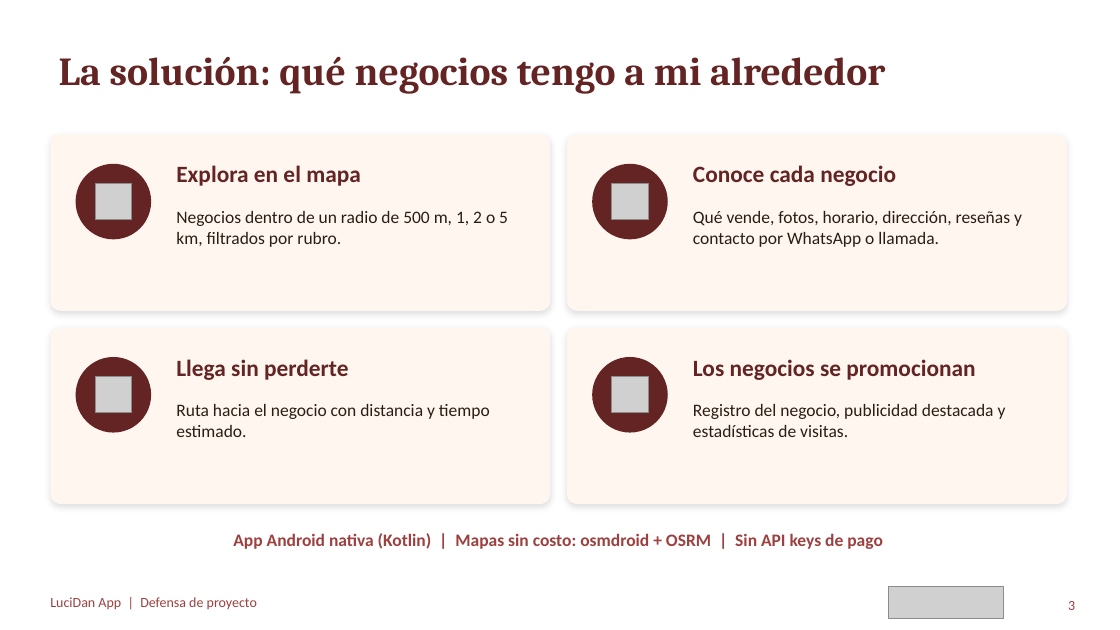
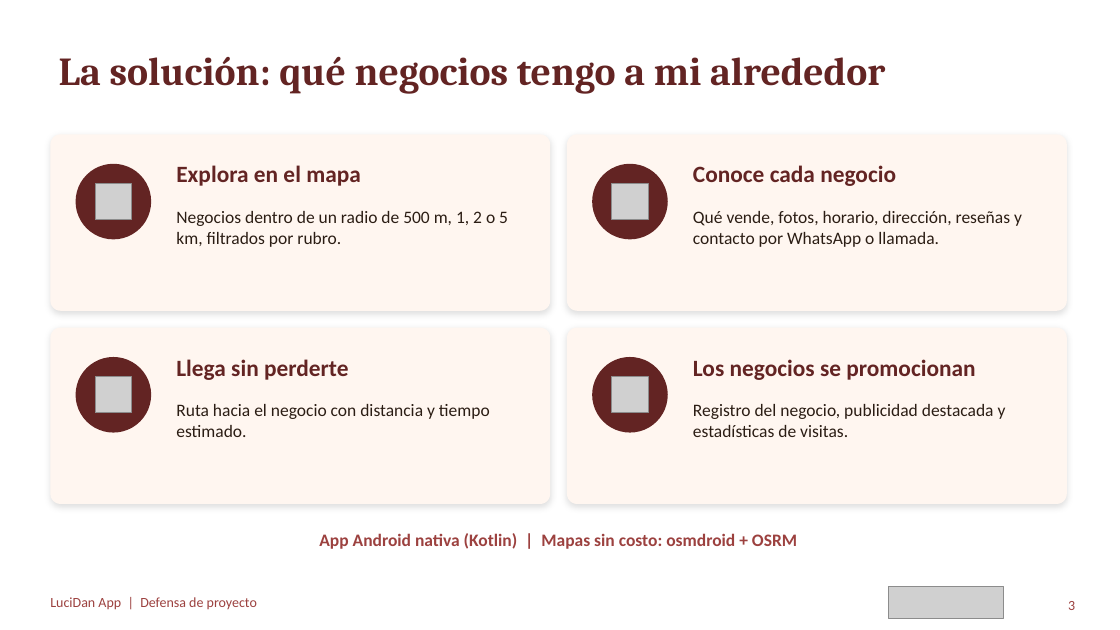
Before and after one commit to chelingo1994/LuciDan, a slide deck: slide 3 of docs/17_Presentacion_Defensa_LuciDan_v2.pptx. Drawn at 1120x630 pixels with LibreOffice and Linux fonts; fonts in the diff are those of the drawing; grey boxes stand for pictures. Boxes give left, top, right and bottom in pixels: in the first picture for what was removed or moved away, otherwise in the second. Text is boxed around its words. In the diff, an @@ line names an element or a change of style, - is before the commit and + after.

```diff
--- a/docs/17_Presentacion_Defensa_LuciDan_v2.pptx
+++ b/docs/17_Presentacion_Defensa_LuciDan_v2.pptx
@@ text at [319,533,797,549]: text changed @@
-App Android nativa (Kotlin) | Mapas sin costo: osmdroid + OSRM | Sin API keys de pago
+App Android nativa (Kotlin) | Mapas sin costo: osmdroid + OSRM
```
Also in this commit, not shown: 4 other slides changed.
